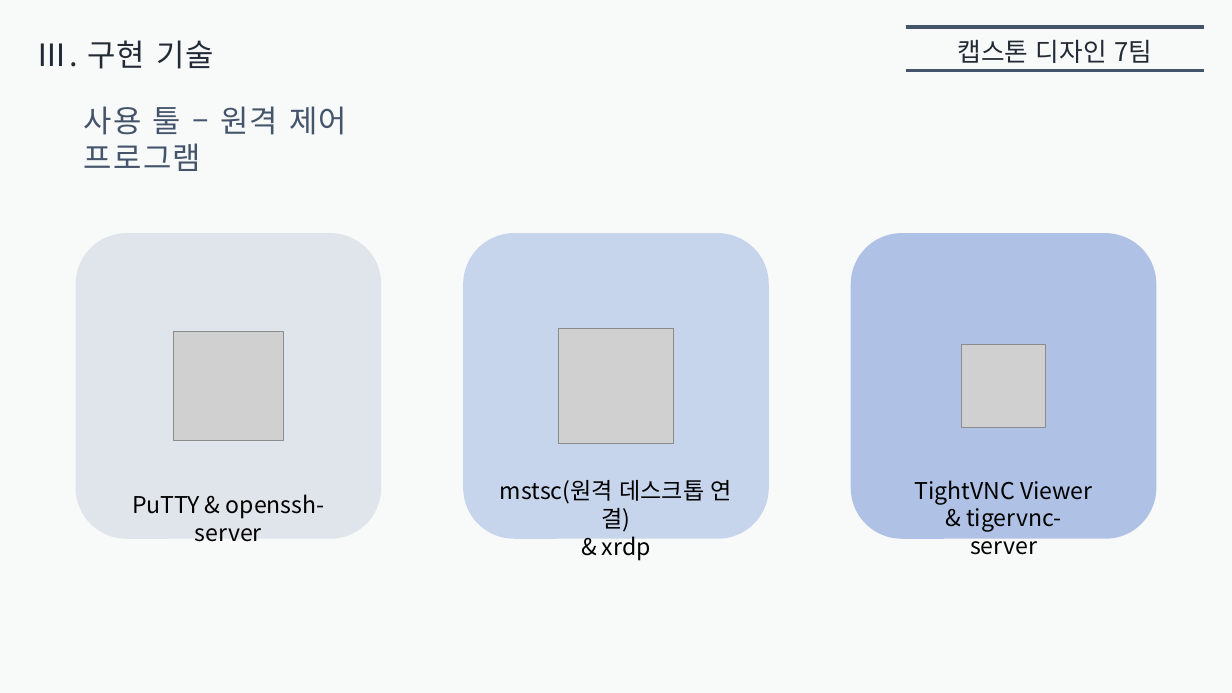
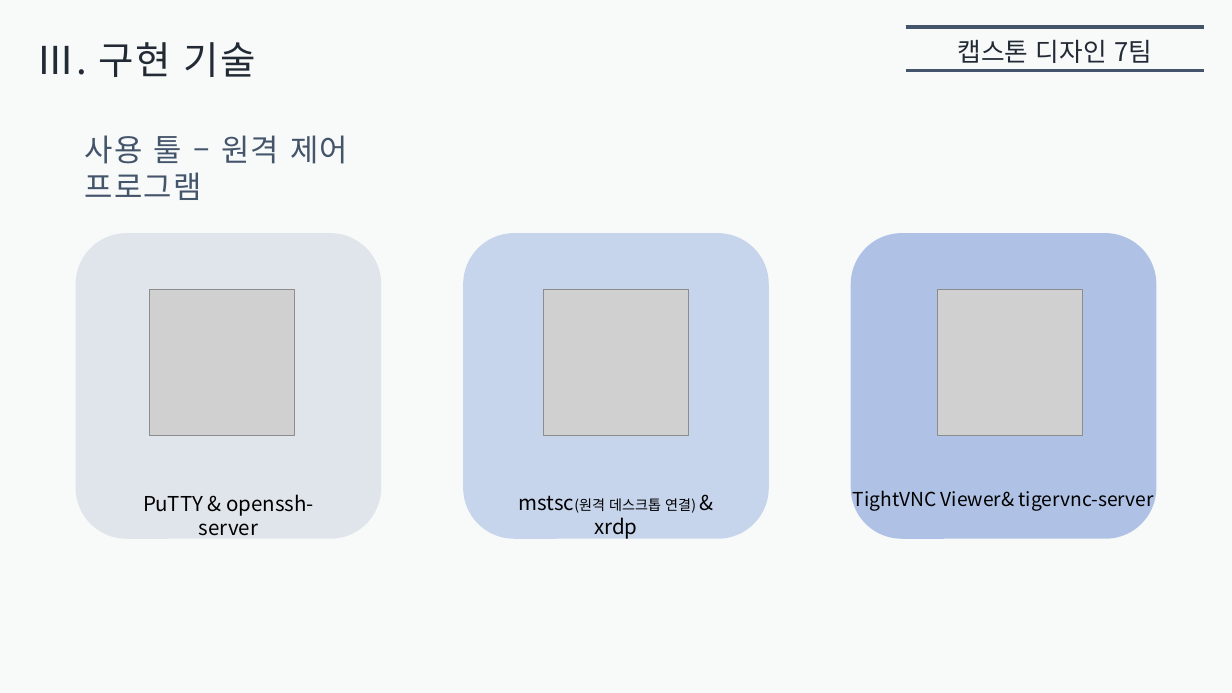
Before and after one commit to inwoo2ya/wormgame, a slide deck: slide 14 of 중간발표.pptx. Drawn at 1232x693 pixels with LibreOffice and Linux fonts; fonts in the diff are those of the drawing; grey boxes stand for pictures. Boxes give left, top, right and bottom in pixels: in the first picture for what was removed or moved away, otherwise in the second. Text is boxed around its words. In the diff, an @@ line names an element or a change of style, - is before the commit and + after.

```diff
--- a/중간발표.pptx
+++ b/중간발표.pptx
@@ text "Ⅲ. 구현 기술" at bbox=[37, 42, 256, 77]: size 24 to 30 pt @@
@@ text "사용 툴 – 원격 제어 ...": place and size @@
-text "사용 툴 – 원격 제어 ..." at bbox=[84, 106, 347, 171]
+text "사용 툴 – 원격 제어 ..." at bbox=[85, 135, 348, 200]
@@ picture: place and size @@
-picture at bbox=[174, 331, 284, 441]
+picture at bbox=[149, 290, 294, 435]
@@ picture: place and size @@
-picture at bbox=[558, 328, 674, 444]
+picture at bbox=[543, 290, 689, 435]
@@ picture: place and size @@
-picture at bbox=[962, 345, 1045, 428]
+picture at bbox=[938, 290, 1083, 435]
@@ text "PuTTY & openssh-server": place and size @@
-text "PuTTY & openssh-server" at bbox=[132, 494, 325, 542]
+text "PuTTY & openssh-server" at bbox=[143, 494, 314, 536]
@@ text "PuTTY & openssh-server" at bbox=[143, 494, 314, 536]: size 18 to 16 pt @@
@@ text at bbox=[519, 495, 696, 513]: text changed; size 18 to 16 pt @@
-mstsc(원격 데스크톱 연결)
-& xrdp
+mstsc(원격 데스크톱 연결) & xrdp
@@ text at bbox=[853, 490, 1154, 512]: text changed; size 18 to 15 pt @@
-TightVNC Viewer
-& tigervnc-server
+TightVNC Viewer& tigervnc-server
```
Also in this commit, not shown: 18 other slides changed.
